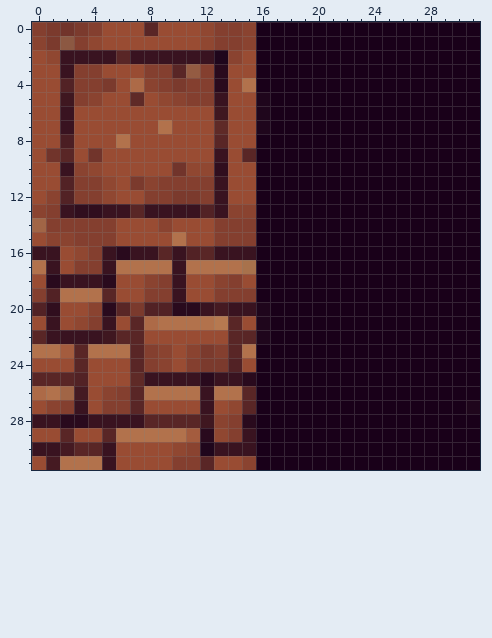
Pixel-art sprite: Assets/GFX/Textures/Wall.Stone.Texture.png. Above is the file before it was changed.
The file is 32x32 pixels. Colours within 5 levels of each other are drawn and written as one.
After:
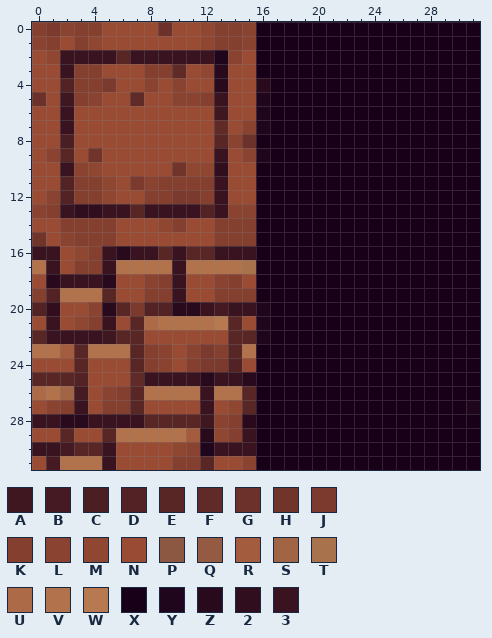
Palette (. is transparent): A #3f1720  B #451a22  C #4b1e23  D #522225  E #592626  F #5f2a27  G #6b312a  H #71342b  J #7b3a2d  K #843f2f  L #8a4330  M #904731  N #994c33  P #8c5842  Q #945b42  R #a45c3e  S #a16546  T #a8724c  U #ad6a47  V #b2724c  W #b67950  X #190019  Y #1f061c  Z #290a1d  2 #300e1e  3 #391320
Changes in this commit:
y 0: x 2..3 HJ -> LK; x 8..9 EN -> NG
y 1: x 1..2 JP -> KN
y 3: x 10..12 EQK -> FNM
y 4: x 7 U -> N; x 9..12 KJKK -> NLNN; x 15..16 VX -> NZ
y 5: x 0 N -> G; x 9 M -> N; x 11 K -> L
y 7: x 9 V -> N; x 15 N -> L
y 8: x 6 V -> N; x 14..15 NN -> LG
y 9: x 1 H -> L; x 15..16 EX -> LY
y 14: x 0..1 SK -> NN; x 9..10 LN -> MK
y 15: x 0..1 NL -> HN; x 10 V -> N
y 16: x 11 D -> E
